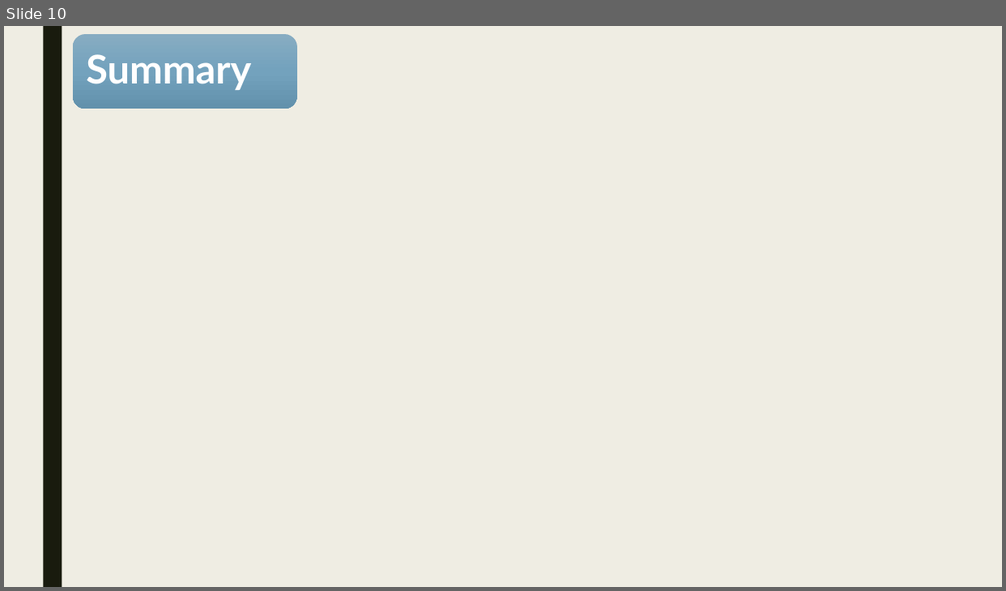
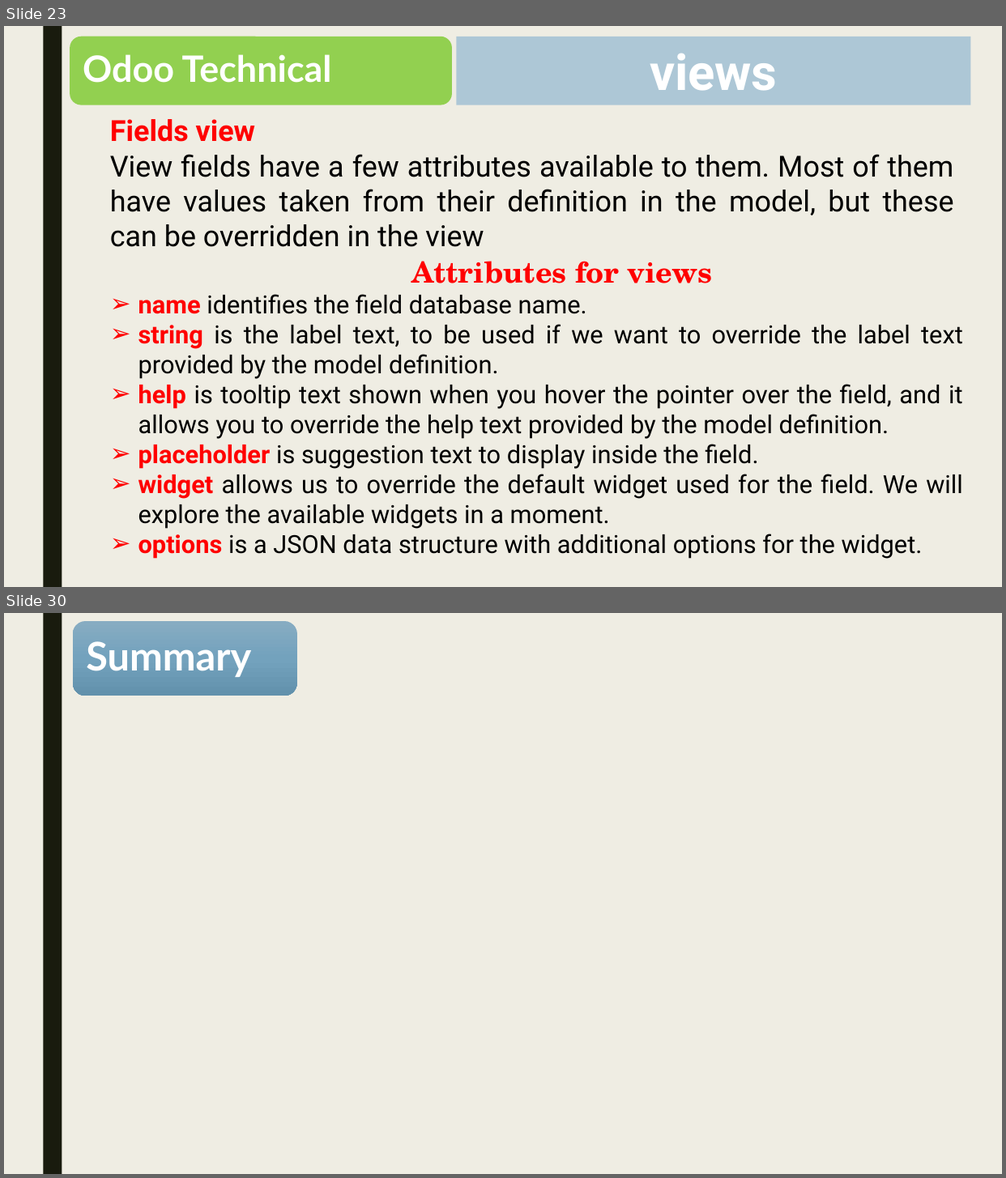
Before and after one commit to PhuocThinh/OdooDocument, a slide deck: Odoo Framwork Report.pptx. Shown one above the other, each under a label of ours: slide 10 before the commit, slides 23 and 30 after it; the slides between them are not shown. The pictures are 1006x591 and 1006x1178 pixels, drawn with LibreOffice and Linux fonts; fonts in the diff are those of the drawing. Boxes give left, top, right and bottom in pixels: in the first picture for what was removed or moved away, otherwise in the second. Text is boxed around its words. In the diff, an @@ line names an element or a change of style, - is before the commit and + after.

```diff
--- a/Odoo Framwork Report.pptx
+++ b/Odoo Framwork Report.pptx
@@ slide 23 added at box(4, 26, 1002, 587), background #EFEDE3; not listed: 1 template element that a slide beside it also shows @@
@@ rounded rectangle added at box(70, 37, 453, 105), fill #92D050 @@
@@ rectangle added at box(456, 37, 970, 105), fill #ADC7D6, 48 pt, text #FFFFFF, bold @@
+views
@@ text added at box(83, 54, 332, 83), 35 pt, text #FFFFFF, bold @@
+Odoo Technical
@@ text added at box(110, 119, 255, 142), 28 pt, text #FF0000, bold @@
+Fields view
@@ text added at box(110, 154, 954, 247), 28 pt, text #000000 @@
+View fields have a few attributes available to them. Most of them have values taken from their definition in the model, but these can be overridden in the view
@@ text added at box(411, 261, 712, 284), 28 pt, text #FF0000, bold @@
+Attributes for views
@@ text added at box(138, 294, 963, 559), 24 pt, text #000000 @@
+➢ name identifies the field database name.
+➢ string is the label text, to be used if we want to override the label text provided by the model definition.
+➢ help is tooltip text shown when you hover the pointer over the field, and it allows you to override the help text provided by the model definition.
+➢ placeholder is suggestion text to display inside the field.
+➢ widget allows us to override the default widget used for the field. We will explore the available widgets in a moment.
+➢ options is a JSON data structure with additional options for the widget.
@@ what was slide 10 is now slide 30 @@
```
Also in this commit, not shown: 2 slides changed, 26 other slides added, 7 slides removed, 31 other files.
